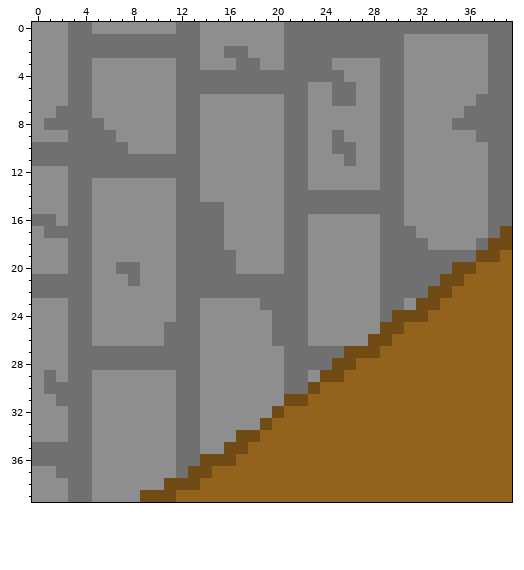
Pixel-art sprite: Images/house1.png. This is how it looked before the edit.
The file is 40x40 pixels.
And afterwards:
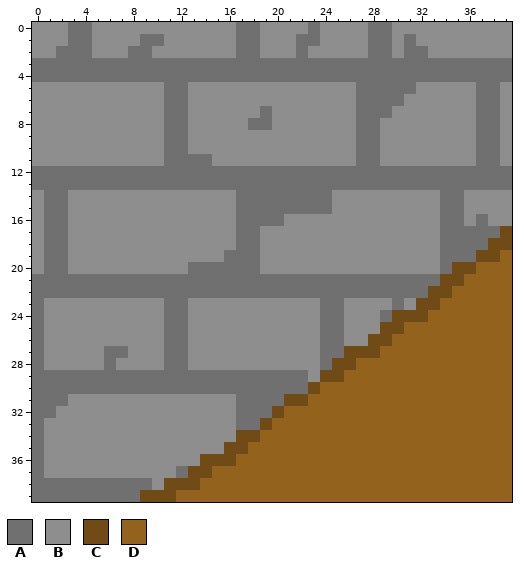
Palette (. is transparent): A #707070  B #8e8e8e  C #704b15  D #93621c
What changed:
y 0: x 12..13 AA -> BB; x 17..18 BB -> AA; x 21..22 AA -> BB; x 24..27 AAAA -> BBBB; x 30..39 AAAAAAAAAA -> BBBBBBBBBB
y 1: x 5..8 AAAA -> BBBB; x 11..13 AAA -> BBB; x 17..18 BB -> AA; x 21 A -> B; x 24..27 AAAA -> BBBB; x 30..31 AB -> BA; x 38..39 AA -> BB
y 2: x 2 B -> A; x 5..7 AAA -> BBB; x 10..13 AAAA -> BBBB; x 16 A -> B; x 18 B -> A; x 21 A -> B; x 23..27 AAAAA -> BBBBB; x 30..32 ABB -> BAA; x 38..39 AA -> BB
y 3: x 0..2 BBB -> AAA; x 5..11 BBBBBBB -> AAAAAAA; x 14..16 BBB -> AAA; x 19..20 BB -> AA; x 25..28 BBBB -> AAAA; x 31..37 BBBBBBB -> AAAAAAA
y 4: x 0..2 BBB -> AAA; x 5..11 BBBBBBB -> AAAAAAA; x 26..28 BBB -> AAA; x 31..37 BBBBBBB -> AAAAAAA
y 5: x 3..4 AA -> BB; x 11 B -> A; x 13..22 AAAAAAAAAA -> BBBBBBBBBB; x 25..28 AABB -> BBAA; x 31 B -> A; x 37 B -> A; x 39 A -> B
y 6: x 3..4 AA -> BB; x 11 B -> A; x 13 A -> B; x 21..22 AA -> BB; x 25..28 AABB -> BBAA; x 39 A -> B
y 7: x 2..4 AAA -> BBB; x 11 B -> A; x 13 A -> B; x 19 B -> A; x 21..22 AA -> BB; x 27..28 BB -> AA; x 30 A -> B; x 36 A -> B; x 39 A -> B
y 8: x 1..5 AAAAA -> BBBBB; x 11 B -> A; x 13 A -> B; x 18..19 BB -> AA; x 21..22 AA -> BB; x 27..30 BBAA -> AABB; x 35..36 AA -> BB; x 39 A -> B
y 9: x 3..6 AAAA -> BBBB; x 11 B -> A; x 13 A -> B; x 21..22 AA -> BB; x 25 A -> B; x 27..30 BBAA -> AABB; x 39 A -> B
y 10: x 0..7 AAAAAAAA -> BBBBBBBB; x 11 B -> A; x 13 A -> B; x 21..22 AA -> BB; x 25..30 AABBAA -> BBAABB; x 37 B -> A; x 39 A -> B
y 11: x 0..10 AAAAAAAAAAA -> BBBBBBBBBBB; x 14 B -> A; x 21..22 AA -> BB; x 26..30 ABBAA -> BAABB; x 37 B -> A; x 39 A -> B
y 12: x 0..2 BBB -> AAA; x 14..20 BBBBBBB -> AAAAAAA; x 23..28 BBBBBB -> AAAAAA; x 31..37 BBBBBBB -> AAAAAAA
y 13: x 0..2 BBB -> AAA; x 5..11 BBBBBBB -> AAAAAAA; x 14..20 BBBBBBB -> AAAAAAA; x 23..28 BBBBBB -> AAAAAA; x 31..37 BBBBBBB -> AAAAAAA
y 14: x 1..4 BBAA -> AABB; x 12..13 AA -> BB; x 17..20 BBBB -> AAAA; x 25..30 AAAAAA -> BBBBBB; x 34..35 BB -> AA; x 38..39 AA -> BB
y 15: x 1..4 BBAA -> AABB; x 12..15 AAAA -> BBBB; x 17..20 BBBB -> AAAA; x 25..30 AAAAAA -> BBBBBB; x 34..35 BB -> AA; x 38..39 AA -> BB
y 16: x 0 A -> B; x 2..4 BAA -> ABB; x 12..15 AAAA -> BBBB; x 17..22 BBBBAA -> AAAABB; x 29..30 AA -> BB; x 34..35 BB -> AA; x 37..39 BAA -> ABB
y 17: x 3..4 AA -> BB; x 12..15 AAAA -> BBBB; x 17..18 BB -> AA; x 21..22 AA -> BB; x 29..31 AAA -> BBB; x 34..37 BBBB -> AAAA
y 18: x 1..4 BBAA -> AABB; x 12..15 AAAA -> BBBB; x 17..18 BB -> AA; x 21..22 AA -> BB; x 29..32 AAAA -> BBBB; x 34..36 BBB -> AAA
y 19: x 1..4 BBAA -> AABB; x 12..15 AAAA -> BBBB; x 17..18 BB -> AA; x 21..22 AA -> BB; x 29..33 AAAAA -> BBBBB
y 20: x 1..4 BBAA -> AABB; x 7..8 AA -> BB; x 12 A -> B; x 17..18 BB -> AA; x 21..22 AA -> BB; x 29..33 AAAAA -> BBBBB
y 21: x 5..7 BBB -> AAA; x 9..11 BBB -> AAA; x 23..28 BBBBBB -> AAAAAA
y 22: x 5..11 BBBBBBB -> AAAAAAA; x 23..28 BBBBBB -> AAAAAA
y 23: x 0 B -> A; x 3..4 AA -> BB; x 11 B -> A; x 13 A -> B; x 19..22 AAAA -> BBBB; x 24..25 BB -> AA; x 29 A -> B
y 24: x 0 B -> A; x 3..4 AA -> BB; x 11 B -> A; x 13 A -> B; x 20..22 AAA -> BBB; x 24..25 BB -> AA
y 25..26: x 0 B -> A; x 3..4 AA -> BB; x 13 A -> B; x 20..22 AAA -> BBB; x 24..25 BB -> AA
y 27: x 0 B -> A; x 3..5 AAA -> BBB; x 8..10 AAA -> BBB; x 13 A -> B; x 21..23 AAA -> BBB
y 28: x 0 B -> A; x 3..5 AAA -> BBB; x 7..10 AAAA -> BBBB; x 13 A -> B; x 21..23 AAA -> BBB
y 29: x 0 B -> A; x 2 B -> A; x 5..11 BBBBBBB -> AAAAAAA; x 14..20 BBBBBBB -> AAAAAAA
y 30: x 0 B -> A; x 5..11 BBBBBBB -> AAAAAAA; x 14..20 BBBBBBB -> AAAAAAA
y 31: x 0..1 BB -> AA; x 3..4 AA -> BB; x 12..13 AA -> BB; x 17..20 BBBB -> AAAA
y 32: x 0..1 BB -> AA; x 3..4 AA -> BB; x 12..13 AA -> BB; x 17..19 BBB -> AAA
y 33: x 0 B -> A; x 3..4 AA -> BB; x 12..13 AA -> BB; x 17..18 BB -> AA
y 34: x 0 B -> A; x 3..4 AA -> BB; x 12..13 AA -> BB
y 35..36: x 1..4 AAAA -> BBBB; x 12..13 AA -> BB
y 37: x 0 B -> A; x 2..4 AAA -> BBB
y 38: x 0..2 BBB -> AAA; x 5..9 BBBBB -> AAAAA
y 39: x 0..2 BBB -> AAA; x 5..8 BBBB -> AAAA
Changed places in both pictures, as pixel boxes (x1, y1, x2, y2):
changed: (32, 22, 512, 502)
